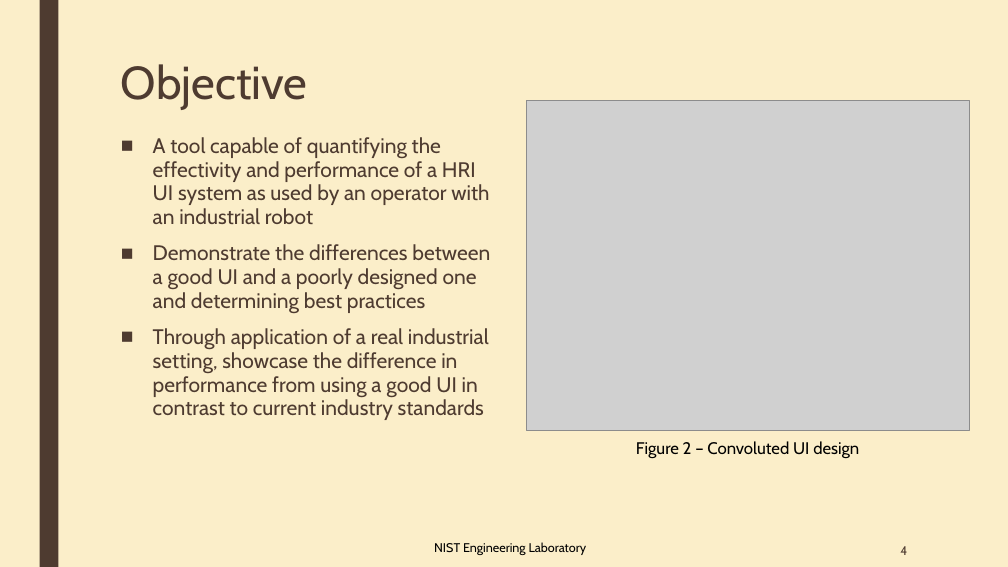
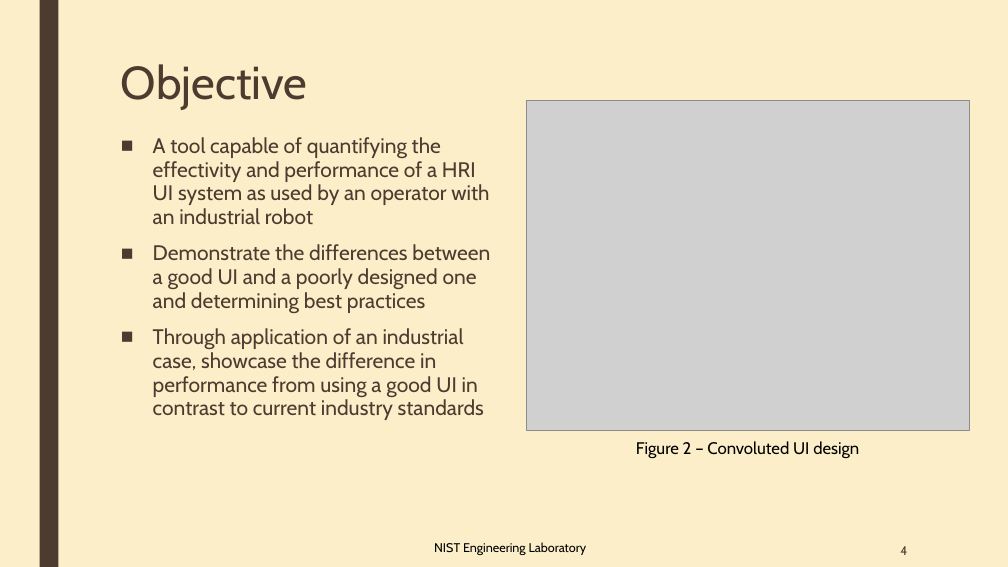
Before and after one commit to OvercodedStack/CRPI-UI-DOCUMENTATION-Summer-of-2019, a slide deck: slide 4 of Collaborative Robotics User interface and HRI Metrics [Autosaved].pptx. Drawn at 1008x567 pixels with LibreOffice and Linux fonts; fonts in the diff are those of the drawing; grey boxes stand for pictures. Boxes give left, top, right and bottom in pixels: in the first picture for what was removed or moved away, otherwise in the second. Text is boxed around its words. In the diff, an @@ line names an element or a change of style, - is before the commit and + after.

```diff
--- a/Collaborative Robotics User interface and HRI Metrics [Autosaved].pptx
+++ b/Collaborative Robotics User interface and HRI Metrics [Autosaved].pptx
@@ text at bbox=[153, 328, 484, 420]: text changed @@
-■ Through application of a real industrial setting, showcase the difference in performance from using a good UI in contrast to current industry standards
+■ Through application of an industrial case, showcase the difference in performance from using a good UI in contrast to current industry standards
```
Also in this commit, not shown: 4 other slides changed.
